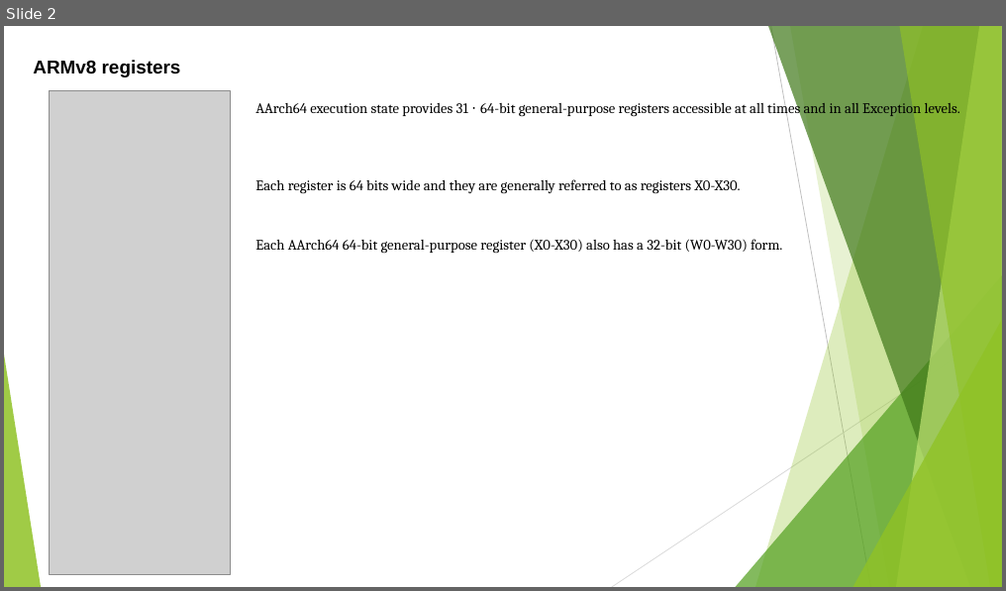
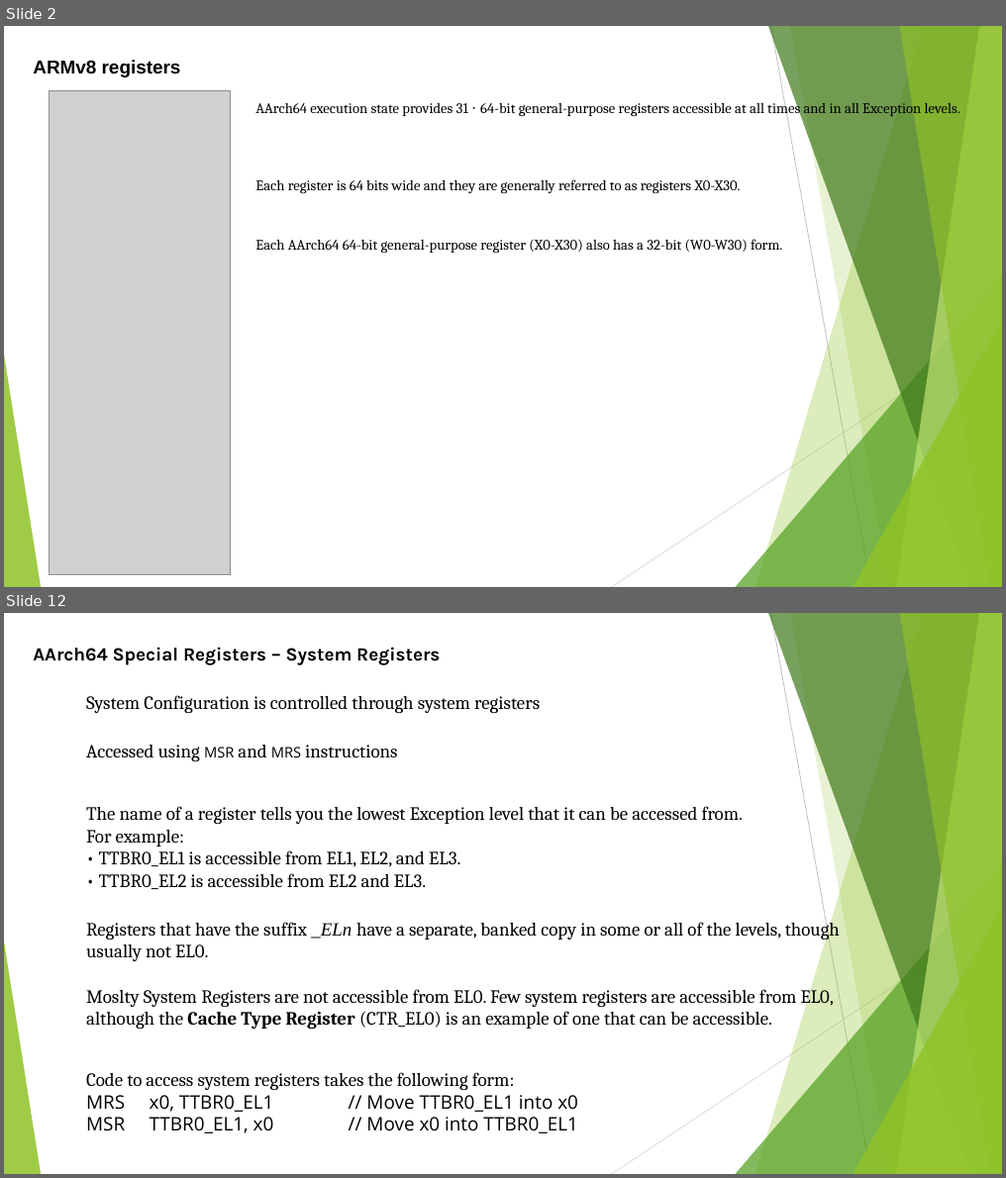
Before and after one commit to softwaresunleashed/ebook_writing, a slide deck: Presentations/ARM_PPTs/Ch4_ARMv8_Registers.pptx. Shown one above the other, each under a label of ours: slide 2 before the commit, slides 2 and 12 after it; the slides between them are not shown. The pictures are 1006x591 and 1006x1178 pixels, drawn with LibreOffice and Linux fonts; fonts in the diff are those of the drawing; grey boxes stand for pictures. Boxes give left, top, right and bottom in pixels: in the first picture for what was removed or moved away, otherwise in the second. Text is boxed around its words. In the diff, an @@ line names an element or a change of style, - is before the commit and + after.

```diff
--- a/Presentations/ARM_PPTs/Ch4_ARMv8_Registers.pptx
+++ b/Presentations/ARM_PPTs/Ch4_ARMv8_Registers.pptx
@@ slide 12 added at box(4, 613, 1002, 1174), background #FFFFFF; not listed: 10 template elements that a slide beside it also shows @@
@@ text added at box(33, 647, 440, 665), 18 pt, text #000000, bold @@
+AArch64 Special Registers – System Registers
@@ text added at box(86, 695, 540, 713), 18 pt, text #000000 @@
+System Configuration is controlled through system registers
@@ text added at box(86, 745, 397, 761), 18 pt, text #000000 @@
+Accessed using MSR and MRS instructions
@@ text added at box(86, 806, 743, 889), 18 pt, text #000000 @@
+The name of a register tells you the lowest Exception level that it can be accessed from.
+For example:
+• TTBR0_EL1 is accessible from EL1, EL2, and EL3.
+• TTBR0_EL2 is accessible from EL2 and EL3.
@@ text added at box(86, 918, 840, 1029), 18 pt, text #000000 @@
+Registers that have the suffix _ELn have a separate, banked copy in some or all of the levels, though usually not EL0.
+Moslty System Registers are not accessible from EL0. Few system registers are accessible from EL0, although the Cache Type Register (CTR_EL0) is an example of one that can be accessible.
@@ text added at box(86, 1072, 578, 1134), 18 pt, text #000000 @@
+Code to access system registers takes the following form:
+MRS x0, TTBR0_EL1 // Move TTBR0_EL1 into x0
+MSR TTBR0_EL1, x0 // Move x0 into TTBR0_EL1
```
Also in this commit, not shown: 1 slide changed, 14 other slides added, 1 slide removed.
